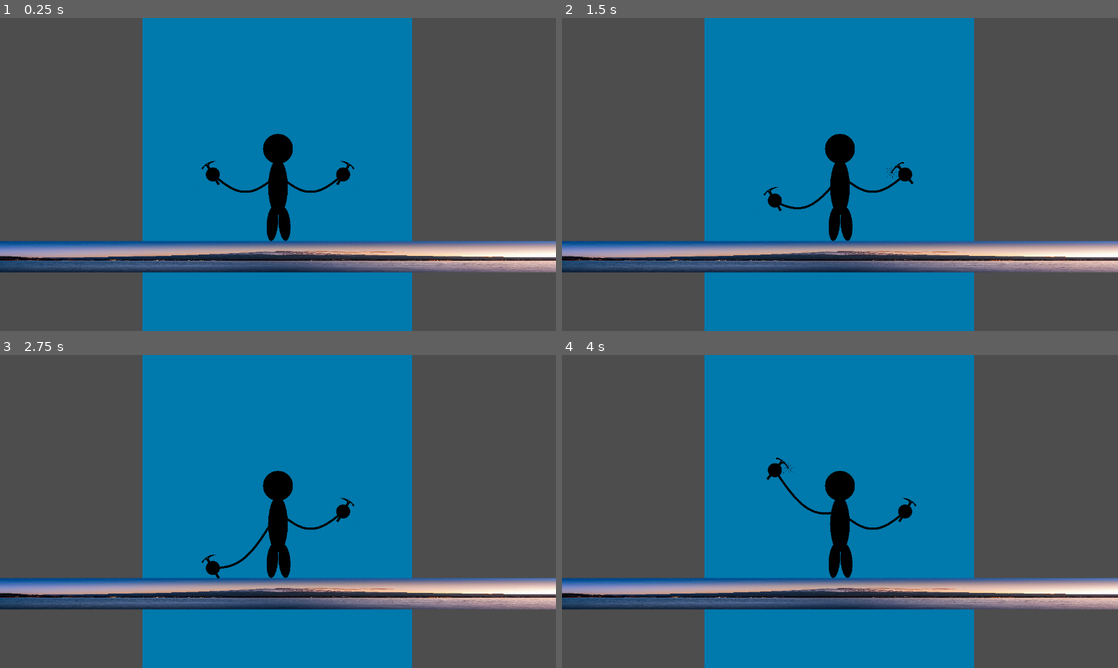
Above: before the commit, frames 1-4 (two rows, left to right).
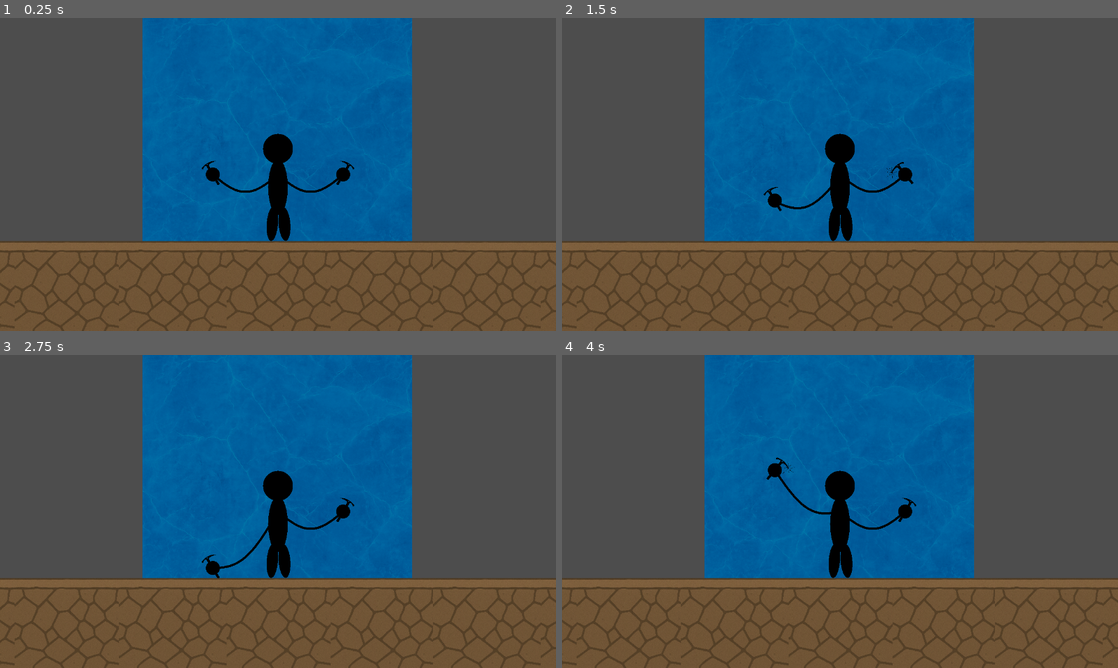
Above: after the commit, the same moments.

Repository: jmfan2002/a-difficult-game-about-ice-climbing
Game: Godot game, scene res://scenes/Level.tscn
The game is run twice, just before and just after one commit, with the same random seed, the same clock (stepped at 60 frames per second) and the same inputs. This scene is started directly instead of the project's main scene.
Inputs:
- Up to frame 1 (0.25 s): no input
- Up to frame 2 (1.5 s): tap Enter at 0.5 s; hold E (lock_right) 0.53-1.28 s; tap Space at 1.25 s; hold S from 1.28 s (still down)
- Up to frame 3 (2.75 s): tap Enter at 2 s; release S at 2.03 s; hold E (lock_right) from 2.03 s (still down)
- Up to frame 4 (4 s): tap Space at 2.75 s; release E (lock_right) at 2.78 s; hold W 2.78-3.53 s; hold Q (lock_left) from 3.53 s (still down)

The runs differ from the first frame. In frame 1, 48% of the frame differs, in the area x 0-100%, y 0-100%; in frame 2, 48%; in frame 3, 48%; in frame 4, 48%.
Error in both runs: Out of bounds get index '0' (on base: 'Array') (res://scripts/left_audio_server.gd:4)

Commit message:
textures

Diff:
--- /dev/null
+++ b/assets/ground.gdshader
@@ -0,0 +1,9 @@
+shader_type canvas_item;
+
+uniform sampler2D ground_texture;
+uniform vec2 tile_count = vec2(4.0, 4.0); // How many tiles to show in the TextureRect
+
+void fragment() {
+    vec2 uv = UV * tile_count;
+    COLOR = texture(ground_texture, uv);
+}
--- /dev/null
+++ b/assets/ice.gdshader
@@ -0,0 +1,16 @@
+shader_type canvas_item;
+
+uniform sampler2D base_texture;
+uniform sampler2D overlay_texture;
+uniform vec4 tint_color : source_color;
+
+void fragment() {
+    vec4 base = texture(base_texture, UV);
+    vec4 overlay = texture(overlay_texture, UV);
+
+    // Mask the overlay with the base's alpha
+    overlay *= base.a;
+
+    // Blend base and masked overlay
+    COLOR = mix(base, overlay, 1) * tint_color;
+}
--- /dev/null
+++ b/assets/ice.tres
@@ -0,0 +1,11 @@
+[gd_resource type="ShaderMaterial" load_steps=4 format=3 uid="uid://qv1vptyysrmp"]
+
+[ext_resource type="Shader" uid="uid://cbfjo5ofhmm6y" path="res://assets/ice.gdshader" id="1_7ygyh"]
+[ext_resource type="Texture2D" uid="uid://cuibwtym00ew6" path="res://assets/course_circle.svg" id="2_7hsee"]
+[ext_resource type="Texture2D" uid="uid://ceqta4ts2y86n" path="res://assets/ice.png" id="3_66wat"]
+
+[resource]
+shader = ExtResource("1_7ygyh")
+shader_parameter/base_texture = ExtResource("2_7hsee")
+shader_parameter/overlay_texture = ExtResource("3_66wat")
+shader_parameter/tint_color = Color(0, 0.47451, 0.67451, 1)
--- a/scenes/Level.tscn
+++ b/scenes/Level.tscn
@@ -1,9 +1,10 @@
-[gd_scene load_steps=25 format=3 uid="uid://18cedgcxhw5p"]
+[gd_scene load_steps=27 format=3 uid="uid://18cedgcxhw5p"]
 
 [ext_resource type="Script" uid="uid://chpmqn3lhdhtc" path="res://scripts/level.gd" id="1_2eouu"]
 [ext_resource type="Texture2D" uid="uid://cuibwtym00ew6" path="res://assets/course_circle.svg" id="1_faw0r"]
-[ext_resource type="Texture2D" uid="uid://dwmiwbeqknkxd" path="res://assets/fuji.jpg" id="1_t7iv1"]
 [ext_resource type="Script" uid="uid://5m8b4ml04qcx" path="res://scripts/player.gd" id="2_wkftn"]
+[ext_resource type="Texture2D" uid="uid://ceqta4ts2y86n" path="res://assets/ice.png" id="3_m0xki"]
+[ext_resource type="Material" uid="uid://qv1vptyysrmp" path="res://assets/ice.tres" id="3_xe3hh"]
 [ext_resource type="Script" uid="uid://bxuyncxru4qh" path="res://scripts/left_arm.gd" id="4_wkftn"]
 [ext_resource type="Script" uid="uid://dutdft3eot4vn" path="res://scripts/left_audio_server.gd" id="5_4qegb"]
 [ext_resource type="Script" uid="uid://dkivpbm5otgto" path="res://scripts/right_arm.gd" id="5_q4iis"]
@@ -11,12 +12,13 @@
 [ext_resource type="Texture2D" uid="uid://ct12ub2vjkaqp" path="res://assets/circle.png" id="8_2eouu"]
 [ext_resource type="Texture2D" uid="uid://c7hqpbtg8350j" path="res://assets/axe.png" id="10_rccsh"]
 [ext_resource type="Texture2D" uid="uid://k8ylmmcokn0l" path="res://assets/crack.png" id="11_ax7ne"]
+[ext_resource type="Texture2D" uid="uid://bj63en8larrnq" path="res://assets/ground.png" id="14_opqd1"]
 
 [sub_resource type="RectangleShape2D" id="RectangleShape2D_4qegb"]
 size = Vector2(619, 2315)
 
 [sub_resource type="CircleShape2D" id="CircleShape2D_2eouu"]
-radius = 532.094
+radius = 530.525
 
 [sub_resource type="RectangleShape2D" id="RectangleShape2D_faw0r"]
 size = Vector2(1897, 401)
@@ -164,12 +166,15 @@
 position = Vector2(-4.02435, -747.5)
 shape = SubResource("RectangleShape2D_4qegb")
 
-[node name="ColorRect" type="ColorRect" parent="Course/Start"]
+[node name="TextureRect" type="TextureRect" parent="Course/Start"]
+modulate = Color(0, 0.47451, 0.67451, 1)
 offset_left = -312.0
 offset_top = -1894.0
 offset_right = 309.0
 offset_bottom = 410.0
-color = Color(3.94672e-06, 0.473642, 0.674571, 1)
+texture = ExtResource("3_m0xki")
+expand_mode = 1
+stretch_mode = 1
 
 [node name="Circle" type="Area2D" parent="Course"]
 
@@ -179,6 +184,7 @@
 
 [node name="CourseCircle" type="Sprite2D" parent="Course/Circle"]
 modulate = Color(0, 0.47451, 0.67451, 1)
+material = ExtResource("3_xe3hh")
 position = Vector2(206.476, -1901)
 scale = Vector2(1.74159, 1.74159)
 texture = ExtResource("1_faw0r")
@@ -189,12 +195,15 @@
 position = Vector2(1335.98, -2219.5)
 shape = SubResource("RectangleShape2D_faw0r")
 
-[node name="ColorRect" type="ColorRect" parent="Course/Bridge"]
+[node name="TextureRect" type="TextureRect" parent="Course/Bridge"]
+modulate = Color(0, 0.47451, 0.67451, 1)
 offset_left = 197.476
 offset_top = -2421.0
 offset_right = 2285.48
 offset_bottom = -2013.0
-color = Color(0, 0.47451, 0.67451, 1)
+texture = ExtResource("3_m0xki")
+expand_mode = 1
+stretch_mode = 1
 
 [node name="Drop" type="Area2D" parent="Course"]
 
@@ -202,23 +211,29 @@
 position = Vector2(3120, -1632.5)
 shape = SubResource("RectangleShape2D_2eouu")
 
-[node name="ColorRect" type="ColorRect" parent="Course/Drop"]
+[node name="TextureRect" type="TextureRect" parent="Course/Drop"]
+modulate = Color(0, 0.47451, 0.67451, 1)
 offset_left = 2274.0
 offset_top = -1780.0
 offset_right = 3969.0
 offset_bottom = -1477.0
-color = Color(0, 0.47451, 0.67451, 1)
+texture = ExtResource("3_m0xki")
+expand_mode = 1
+stretch_mode = 1
 
 [node name="Bouldering" type="Node2D" parent="Course"]
 
 [node name="Rock3" type="Area2D" parent="Course/Bouldering"]
+material = ExtResource("3_xe3hh")
 position = Vector2(3712.3, -2139.11)
 
 [node name="CollisionShape2D" type="CollisionShape2D" parent="Course/Bouldering/Rock3"]
+material = ExtResource("3_xe3hh")
 shape = SubResource("CircleShape2D_rccsh")
 
 [node name="Sprite2D" type="Sprite2D" parent="Course/Bouldering/Rock3"]
 modulate = Color(0, 0.47451, 0.67451, 1)
+material = ExtResource("3_xe3hh")
 scale = Vector2(0.14545, 0.14545)
 texture = ExtResource("1_faw0r")
 
@@ -230,6 +245,7 @@
 
 [node name="Sprite2D" type="Sprite2D" parent="Course/Bouldering/Rock2"]
 modulate = Color(0, 0.47451, 0.67451, 1)
+material = ExtResource("3_xe3hh")
 scale = Vector2(0.14545, 0.14545)
 texture = ExtResource("1_faw0r")
 
@@ -241,104 +257,124 @@
 
 [node name="Sprite2D" type="Sprite2D" parent="Course/Bouldering/Rock"]
 modulate = Color(0, 0.47451, 0.67451, 1)
+material = ExtResource("3_xe3hh")
 scale = Vector2(0.14545, 0.14545)
 texture = ExtResource("1_faw0r")
 
 [node name="Rock10" type="Area2D" parent="Course/Bouldering"]
+material = ExtResource("3_xe3hh")
 position = Vector2(3497, -3276)
 
 [node name="CollisionShape2D" type="CollisionShape2D" parent="Course/Bouldering/Rock10"]
+material = ExtResource("3_xe3hh")
 shape = SubResource("CircleShape2D_rccsh")
 
 [node name="Sprite2D" type="Sprite2D" parent="Course/Bouldering/Rock10"]
 modulate = Color(0, 0.47451, 0.67451, 1)
+material = ExtResource("3_xe3hh")
 scale = Vector2(0.14545, 0.14545)
 texture = ExtResource("1_faw0r")
 
 [node name="Rock9" type="Area2D" parent="Course/Bouldering"]
+material = ExtResource("3_xe3hh")
 position = Vector2(3480.79, -2947.24)
 
 [node name="CollisionShape2D" type="CollisionShape2D" parent="Course/Bouldering/Rock9"]
+material = ExtResource("3_xe3hh")
 shape = SubResource("CircleShape2D_rccsh")
 
 [node name="Sprite2D" type="Sprite2D" parent="Course/Bouldering/Rock9"]
 modulate = Color(0, 0.47451, 0.67451, 1)
+material = ExtResource("3_xe3hh")
 scale = Vector2(0.14545, 0.14545)
 texture = ExtResource("1_faw0r")
 
 [node name="Rock8" type="Area2D" parent="Course/Bouldering"]
+material = ExtResource("3_xe3hh")
 position = Vector2(3139.96, -2876.5)
 
 [node name="CollisionShape2D" type="CollisionShape2D" parent="Course/Bouldering/Rock8"]
+material = ExtResource("3_xe3hh")
 shape = SubResource("CircleShape2D_rccsh")
 
 [node name="Sprite2D" type="Sprite2D" parent="Course/Bouldering/Rock8"]
 modulate = Color(0, 0.47451, 0.67451, 1)
+material = ExtResource("3_xe3hh")
 scale = Vector2(0.14545, 0.14545)
 texture = ExtResource("1_faw0r")
 
 [node name="Rock7" type="Area2D" parent="Course/Bouldering"]
+material = ExtResource("3_xe3hh")
 position = Vector2(3753.03, -2752.18)
 
 [node name="CollisionShape2D" type="CollisionShape2D" parent="Course/Bouldering/Rock7"]
+material = ExtResource("3_xe3hh")
 shape = SubResource("CircleShape2D_rccsh")
 
 [node name="Sprite2D" type="Sprite2D" parent="Course/Bouldering/Rock7"]
 modulate = Color(0, 0.47451, 0.67451, 1)
+material = ExtResource("3_xe3hh")
 scale = Vector2(0.14545, 0.14545)
 texture = ExtResource("1_faw0r")
 
 [node name="Rock6" type="Area2D" parent="Course/Bouldering"]
+material = ExtResource("3_xe3hh")
 position = Vector2(3422.91, -2572.11)
 
 [node name="CollisionShape2D" type="CollisionShape2D" parent="Course/Bouldering/Rock6"]
+material = ExtResource("3_xe3hh")
 shape = SubResource("CircleShape2D_rccsh")
 
 [node name="Sprite2D" type="Sprite2D" parent="Course/Bouldering/Rock6"]
 modulate = Color(0, 0.47451, 0.67451, 1)
+material = ExtResource("3_xe3hh")
 scale = Vector2(0.14545, 0.14545)
 texture = ExtResource("1_faw0r")
 
 [node name="Rock5" type="Area2D" parent="Course/Bouldering"]
+material = ExtResource("3_xe3hh")
 position = Vector2(3774.46, -2394.2)
 
 [node name="CollisionShape2D" type="CollisionShape2D" parent="Course/Bouldering/Rock5"]
+material = ExtResource("3_xe3hh")
 shape = SubResource("CircleShape2D_rccsh")
 
 [node name="Sprite2D" type="Sprite2D" parent="Course/Bouldering/Rock5"]
 modulate = Color(0, 0.47451, 0.67451, 1)
+material = ExtResource("3_xe3hh")
 scale = Vector2(0.14545, 0.14545)
 texture = ExtResource("1_faw0r")
 
 [node name="Rock4" type="Area2D" parent="Course/Bouldering"]
+material = ExtResource("3_xe3hh")
 position = Vector2(3223.56, -2267.72)
 
 [node name="CollisionShape2D" type="CollisionShape2D" parent="Course/Bouldering/Rock4"]
+material = ExtResource("3_xe3hh")
 shape = SubResource("CircleShape2D_rccsh")
 
 [node name="Sprite2D" type="Sprite2D" parent="Course/Bouldering/Rock4"]
 modulate = Color(0, 0.47451, 0.67451, 1)
+material = ExtResource("3_xe3hh")
 scale = Vector2(0.14545, 0.14545)
 texture = ExtResource("1_faw0r")
 
 [node name="Reach" type="Area2D" parent="Course"]
-position = Vector2(3431, -3729)
+position = Vector2(3431, -3688)
 
 [node name="CollisionShape2D" type="CollisionShape2D" parent="Course/Reach"]
 shape = SubResource("RectangleShape2D_2eouu")
 
-[node name="ColorRect" type="ColorRect" parent="Course/Reach"]
+[node name="TextureRect" type="TextureRect" parent="Course/Reach"]
+modulate = Color(0, 0.47451, 0.67451, 1)
 offset_left = -844.749
 offset_top = -151.396
 offset_right = 850.251
 offset_bottom = 151.604
-color = Color(0, 0.47451, 0.67451, 1)
+texture = ExtResource("3_m0xki")
+expand_mode = 1
+stretch_mode = 1
 metadata/_edit_use_anchors_ = true
-
-[node name="Fuji" type="Sprite2D" parent="."]
-position = Vector2(14, 189)
-scale = Vector2(0.438, 0.042654)
-texture = ExtResource("1_t7iv1")
 
 [node name="Player" type="Node2D" parent="."]
 script = ExtResource("2_wkftn")
@@ -442,6 +478,138 @@
 &"": SubResource("AnimationLibrary_p6oy6")
 }
 
+[node name="Ground" type="Node2D" parent="."]
+
+[node name="Sprite2D" type="Sprite2D" parent="Ground"]
+position = Vector2(0, 241)
+scale = Vector2(0.243042, 0.242065)
+texture = ExtResource("14_opqd1")
+
+[node name="Sprite2D2" type="Sprite2D" parent="Ground"]
+position = Vector2(245, 241)
+scale = Vector2(0.243042, 0.242065)
+texture = ExtResource("14_opqd1")
+
+[node name="Sprite2D3" type="Sprite2D" parent="Ground"]
+position = Vector2(-482, 241)
+scale = Vector2(0.243042, 0.242065)
+texture = ExtResource("14_opqd1")
+
+[node name="Sprite2D10" type="Sprite2D" parent="Ground"]
+position = Vector2(-730, 241)
+scale = Vector2(0.243042, 0.242065)
+texture = ExtResource("14_opqd1")
+
+[node name="Sprite2D26" type="Sprite2D" parent="Ground"]
+position = Vector2(-966, 241)
+scale = Vector2(0.243042, 0.242065)
+texture = ExtResource("14_opqd1")
+
+[node name="Sprite2D4" type="Sprite2D" parent="Ground"]
+position = Vector2(-242, 241)
+scale = Vector2(0.243042, 0.242065)
+texture = ExtResource("14_opqd1")
+
+[node name="Sprite2D5" type="Sprite2D" parent="Ground"]
+position = Vector2(1458, 241)
+scale = Vector2(0.243042, 0.242065)
+texture = ExtResource("14_opqd1")
+
+[node name="Sprite2D11" type="Sprite2D" parent="Ground"]
+position = Vector2(1707, 241)
+scale = Vector2(0.243042, 0.242065)
+texture = ExtResource("14_opqd1")
+
+[node name="Sprite2D12" type="Sprite2D" parent="Ground"]
+position = Vector2(1952, 241)
+scale = Vector2(0.243042, 0.242065)
+texture = ExtResource("14_opqd1")
+
+[node name="Sprite2D13" type="Sprite2D" parent="Ground"]
+position = Vector2(2199, 241)
+scale = Vector2(0.243042, 0.242065)
+texture = ExtResource("14_opqd1")
+
+[node name="Sprite2D14" type="Sprite2D" parent="Ground"]
+position = Vector2(2444, 241)
+scale = Vector2(0.243042, 0.242065)
+texture = ExtResource("14_opqd1")
+
+[node name="Sprite2D15" type="Sprite2D" parent="Ground"]
+position = Vector2(2691, 241)
+scale = Vector2(0.243042, 0.242065)
+texture = ExtResource("14_opqd1")
+
+[node name="Sprite2D16" type="Sprite2D" parent="Ground"]
+position = Vector2(2939, 241)
+scale = Vector2(0.243042, 0.242065)
+texture = ExtResource("14_opqd1")
+
+[node name="Sprite2D17" type="Sprite2D" parent="Ground"]
+position = Vector2(3184, 241)
+scale = Vector2(0.243042, 0.242065)
+texture = ExtResource("14_opqd1")
+
+[node name="Sprite2D18" type="Sprite2D" parent="Ground"]
+position = Vector2(3431, 241)
+scale = Vector2(0.243042, 0.242065)
+texture = ExtResource("14_opqd1")
+
+[node name="Sprite2D19" type="Sprite2D" parent="Ground"]
+position = Vector2(3678, 241)
+scale = Vector2(0.243042, 0.242065)
+texture = ExtResource("14_opqd1")
+
+[node name="Sprite2D20" type="Sprite2D" parent="Ground"]
+position = Vector2(3923, 241)
+scale = Vector2(0.243042, 0.242065)
+texture = ExtResource("14_opqd1")
+
+[node name="Sprite2D21" type="Sprite2D" parent="Ground"]
+position = Vector2(4169, 241)
+scale = Vector2(0.243042, 0.242065)
+texture = ExtResource("14_opqd1")
+
+[node name="Sprite2D22" type="Sprite2D" parent="Ground"]
+position = Vector2(4410, 241)
+scale = Vector2(0.243042, 0.242065)
+texture = ExtResource("14_opqd1")
+
+[node name="Sprite2D23" type="Sprite2D" parent="Ground"]
+position = Vector2(4655, 241)
+scale = Vector2(0.243042, 0.242065)
+texture = ExtResource("14_opqd1")
+
+[node name="Sprite2D24" type="Sprite2D" parent="Ground"]
+position = Vector2(4901, 241)
+scale = Vector2(0.243042, 0.242065)
+texture = ExtResource("14_opqd1")
+
+[node name="Sprite2D25" type="Sprite2D" parent="Ground"]
+position = Vector2(5143, 241)
+scale = Vector2(0.243042, 0.242065)
+texture = ExtResource("14_opqd1")
+
+[node name="Sprite2D6" type="Sprite2D" parent="Ground"]
+position = Vector2(1211, 241)
+scale = Vector2(0.243042, 0.242065)
+texture = ExtResource("14_opqd1")
+
+[node name="Sprite2D7" type="Sprite2D" parent="Ground"]
+position = Vector2(970, 241)
+scale = Vector2(0.243042, 0.242065)
+texture = ExtResource("14_opqd1")
+
+[node name="Sprite2D8" type="Sprite2D" parent="Ground"]
+position = Vector2(727, 241)
+scale = Vector2(0.243042, 0.242065)
+texture = ExtResource("14_opqd1")
+
+[node name="Sprite2D9" type="Sprite2D" parent="Ground"]
+position = Vector2(481, 241)
+scale = Vector2(0.243042, 0.242065)
+texture = ExtResource("14_opqd1")
+
 [connection signal="area_entered" from="Player/Left_arm" to="Player/Left_arm" method="_on_area_entered"]
 [connection signal="area_exited" from="Player/Left_arm" to="Player/Left_arm" method="_on_area_exited"]
 [connection signal="area_entered" from="Player/Right_arm" to="Player/Right_arm" method="_on_area_entered"]
Not shown, added: assets/ground.gdshader.uid
Binary file added: assets/ground.png
Not shown, added: assets/ground.png.import
Not shown, added: assets/ice.gdshader.uid
Binary file added: assets/ice.png
Not shown, added: assets/ice.png.import
